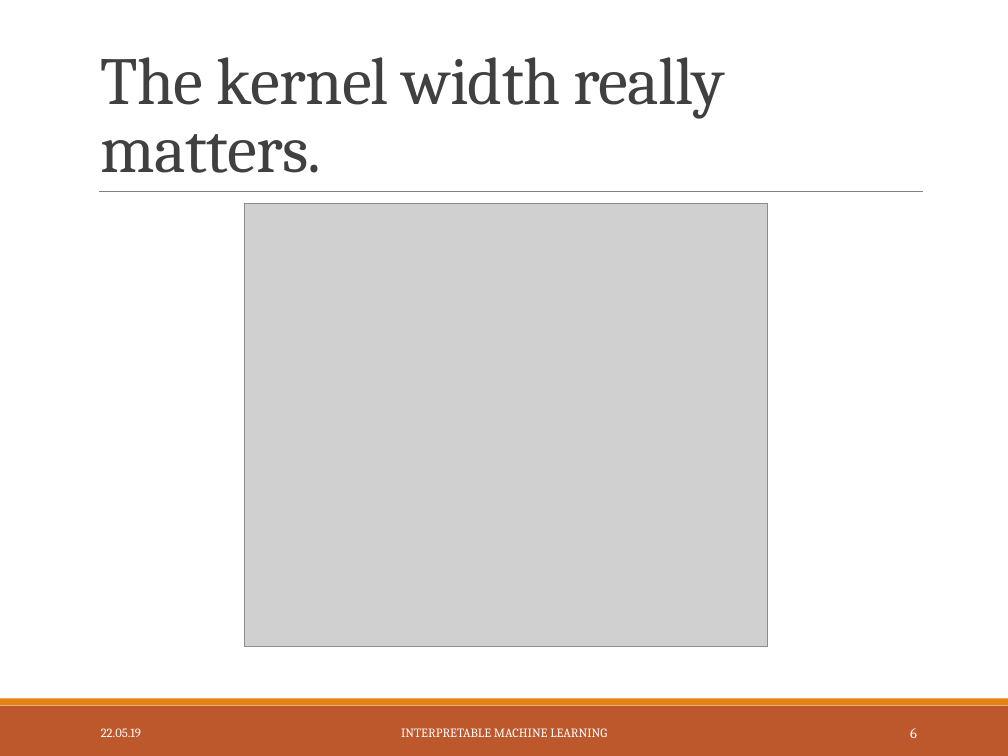
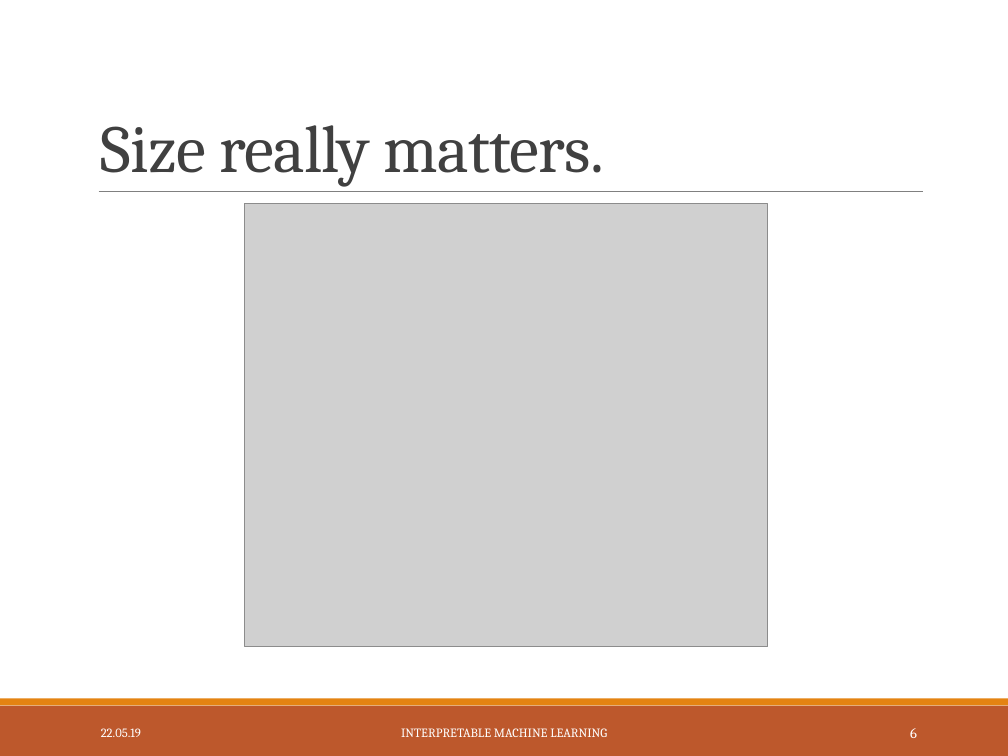
Before and after one commit to slds-lmu/iml_methods_limitations, a slide deck: slide 7 of Slides/LIME-neighbourhood.pptx. Drawn at 1008x756 pixels with LibreOffice and Linux fonts; fonts in the diff are those of the drawing; grey boxes stand for pictures. Boxes give left, top, right and bottom in pixels: in the first picture for what was removed or moved away, otherwise in the second. Text is boxed around its words. In the diff, an @@ line names an element or a change of style, - is before the commit and + after.

```diff
--- a/Slides/LIME-neighbourhood.pptx
+++ b/Slides/LIME-neighbourhood.pptx
@@ title at box(101, 125, 604, 187): text changed @@
-The kernel width really matters.
+Size really matters.
```
Also in this commit, not shown: 11 other slides changed, 4 slides added, 3 other files.
